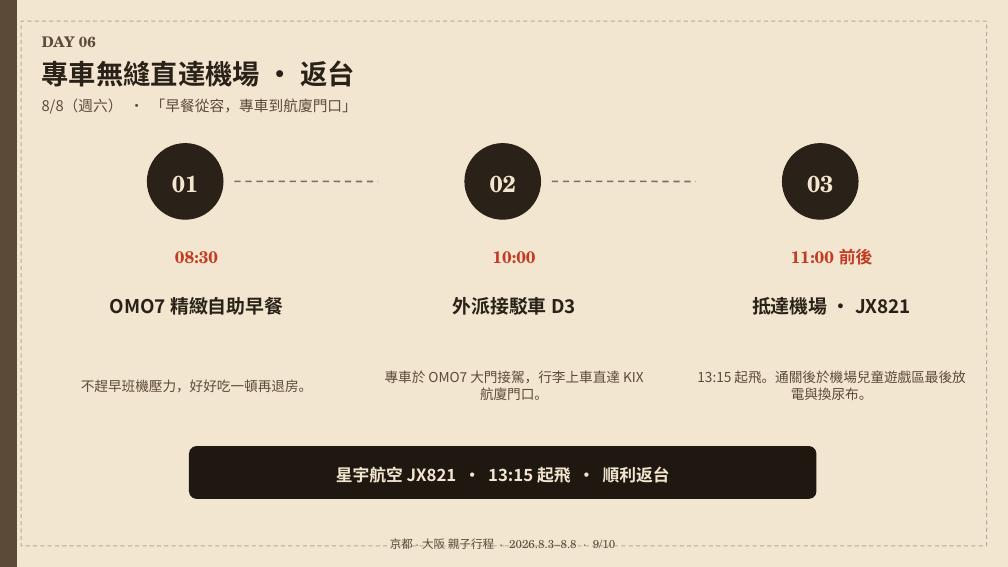
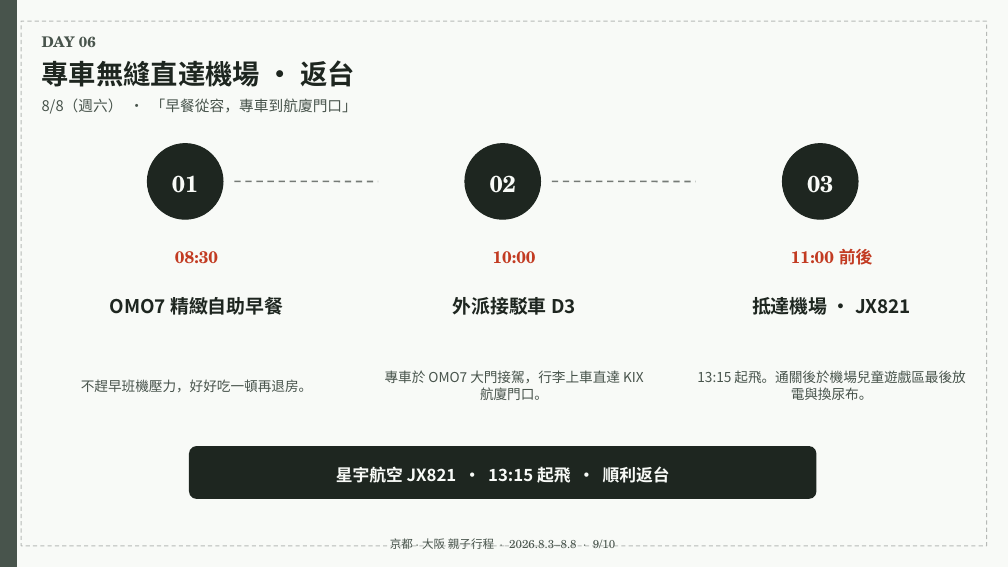
Before and after one commit to maxchan-stack/family-trip-kyoto-osaka-2026, a slide deck: slide 9 of itinerary.pptx. Drawn at 1008x567 pixels with LibreOffice and Linux fonts; fonts in the diff are those of the drawing. Boxes give left, top, right and bottom in pixels: in the first picture for what was removed or moved away, otherwise in the second. Text is boxed around its words. In the diff, an @@ line names an element or a change of style, - is before the commit and + after.

Commit message:
Fully synchronize pocket map and PPTX files with main web app: update Morandi color palette, remove outdated AI slogans, and align title style across all assets

```diff
--- a/itinerary.pptx
+++ b/itinerary.pptx
@@ rectangle at <box>0,0,1008,567</box>: fill #F3E6D0 to #F8FAF7; outline #F3E6D0 1 pt to #F8FAF7 1 pt @@
@@ rectangle at <box>0,0,17,567</box>: fill #5C4A38 to #48544C; outline #5C4A38 1 pt to #48544C 1 pt @@
@@ rectangle at <box>21,21,987,546</box>: outline #2A2218 1 pt dashed to #1E2620 1 pt dashed @@
@@ fill #2A2218 to #1E2620; outline #2A2218 1 pt to #1E2620 1 pt in 3 elements at <box>147,144,223,219</box>, <box>465,144,541,219</box>, <box>783,144,858,219</box> @@
@@ line (234, 181) - (378, 181): stroke #2A2218 1.5 pt dashed to #1E2620 1.5 pt dashed @@
@@ line (552, 181) - (696, 181): stroke #2A2218 1.5 pt dashed to #1E2620 1.5 pt dashed @@
@@ text colour #2A2218 to #1E2620 in 4 elements at <box>42,60,355,87</box>, <box>110,297,283,315</box>, <box>452,297,576,315</box>, <box>752,297,911,315</box> @@
@@ rounded rectangle at <box>189,446,817,499</box>: fill #1F1810 to #1E2620 @@
@@ text colour #F3E6D0 to #F8FAF7 in 4 elements at <box>172,175,198,193</box>, <box>490,175,516,193</box>, <box>807,175,833,193</box>, <box>336,466,670,483</box> @@
@@ text colour #5C4A38 to #48544C in 6 elements at <box>42,36,96,47</box>, <box>42,98,357,114</box>, <box>81,379,312,392</box>, <box>385,370,644,400</box>, <box>697,370,965,400</box>, <box>390,538,616,549</box> @@
```
Also in this commit, not shown: 9 other slides changed, 2 other files.
